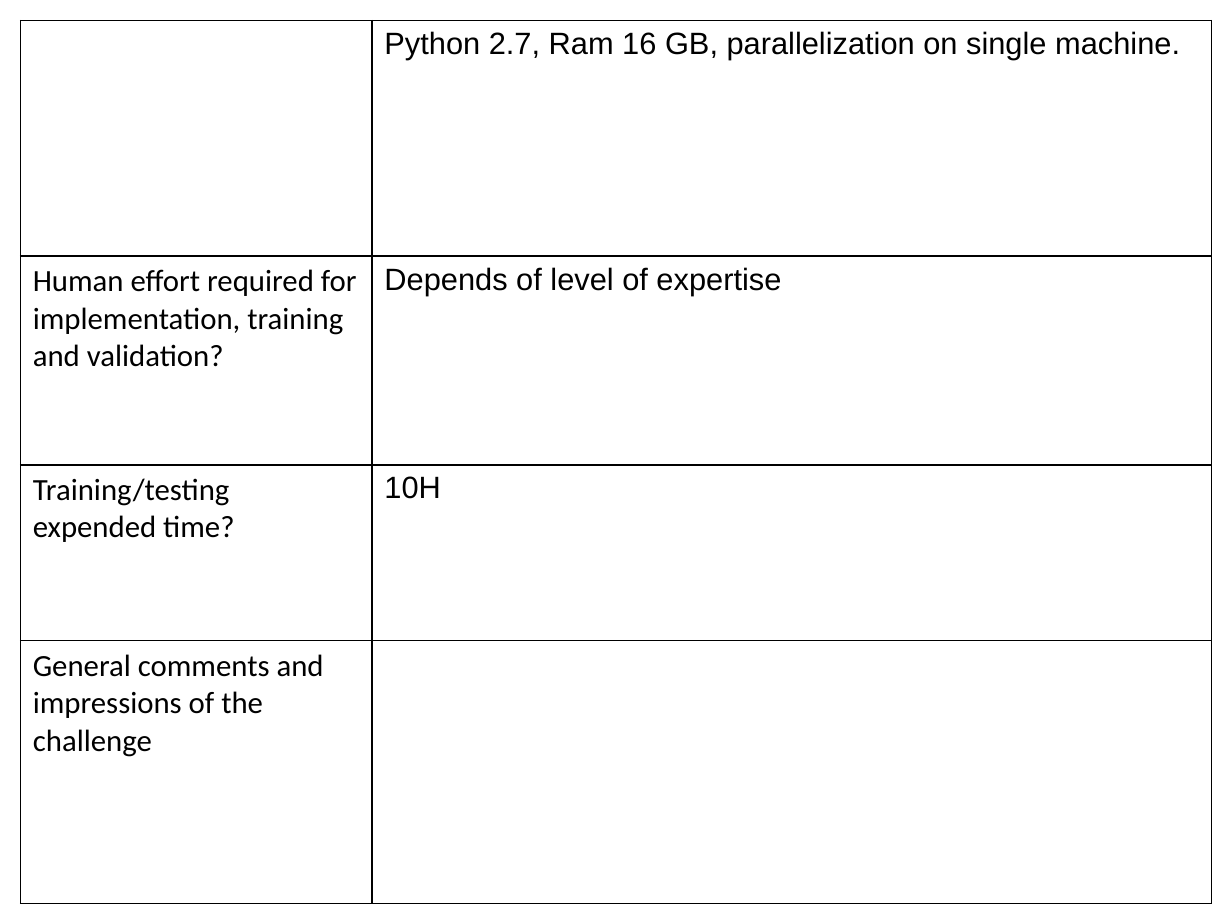
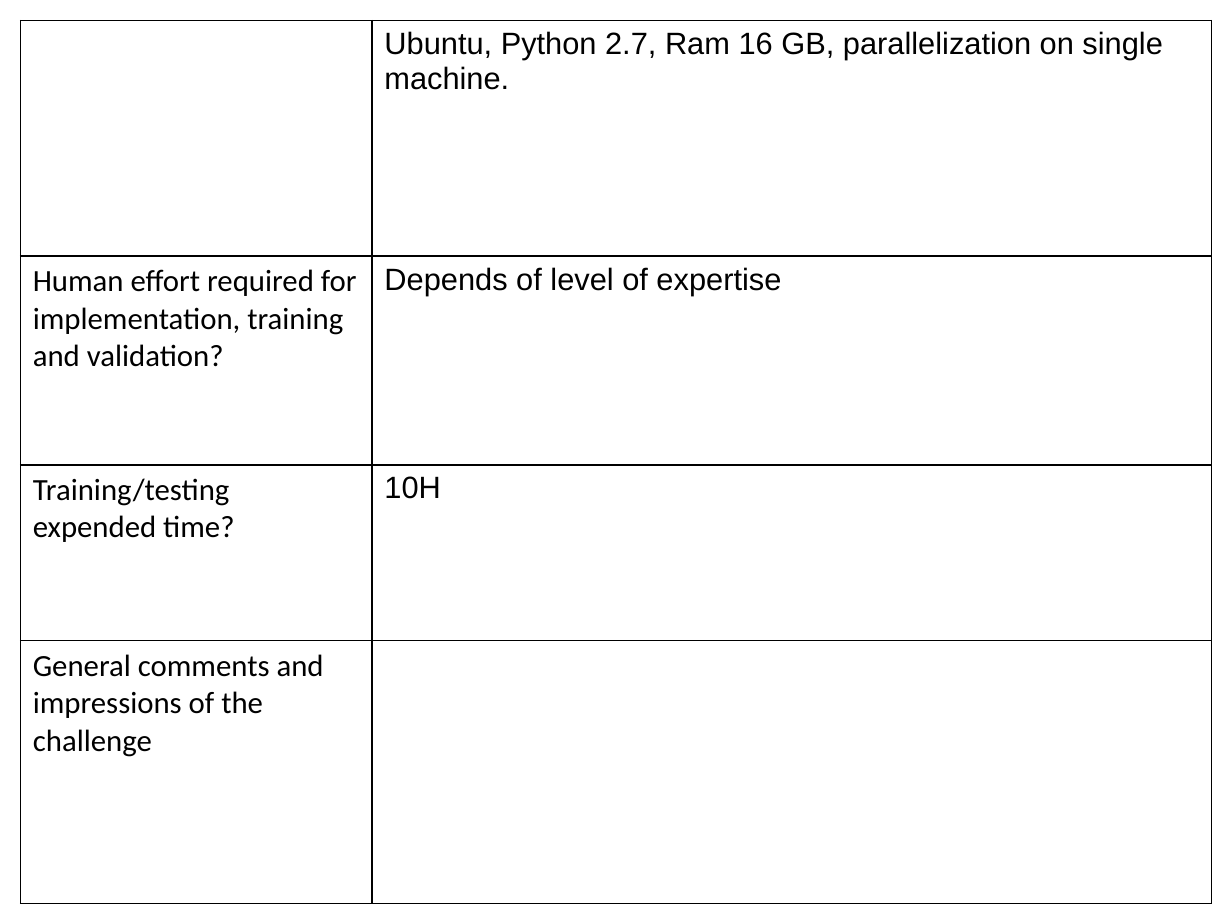
Before and after one commit to thierry-silbermann/MultiModalGestureRecognition, a slide deck: slide 7 of Fact sheet ChaLearn Multimodal Gesture Recognition.pptx. Drawn at 1232x924 pixels with LibreOffice and Linux fonts; fonts in the diff are those of the drawing. Boxes give left, top, right and bottom in pixels: in the first picture for what was removed or moved away, otherwise in the second. Text is boxed around its words. In the diff, an @@ line names an element or a change of style, - is before the commit and + after.

```diff
--- a/Fact sheet ChaLearn Multimodal Gesture Recognition.pptx
+++ b/Fact sheet ChaLearn Multimodal Gesture Recognition.pptx
@@ table at box(21, 21, 1211, 904) @@
-row 1, column 2: Python 2.7, Ram 16 GB, parallelization on single machine.
+row 1, column 2: Ubuntu, Python 2.7, Ram 16 GB, parallelization on single machine.
```
Also in this commit, not shown: 3 other slides changed.
